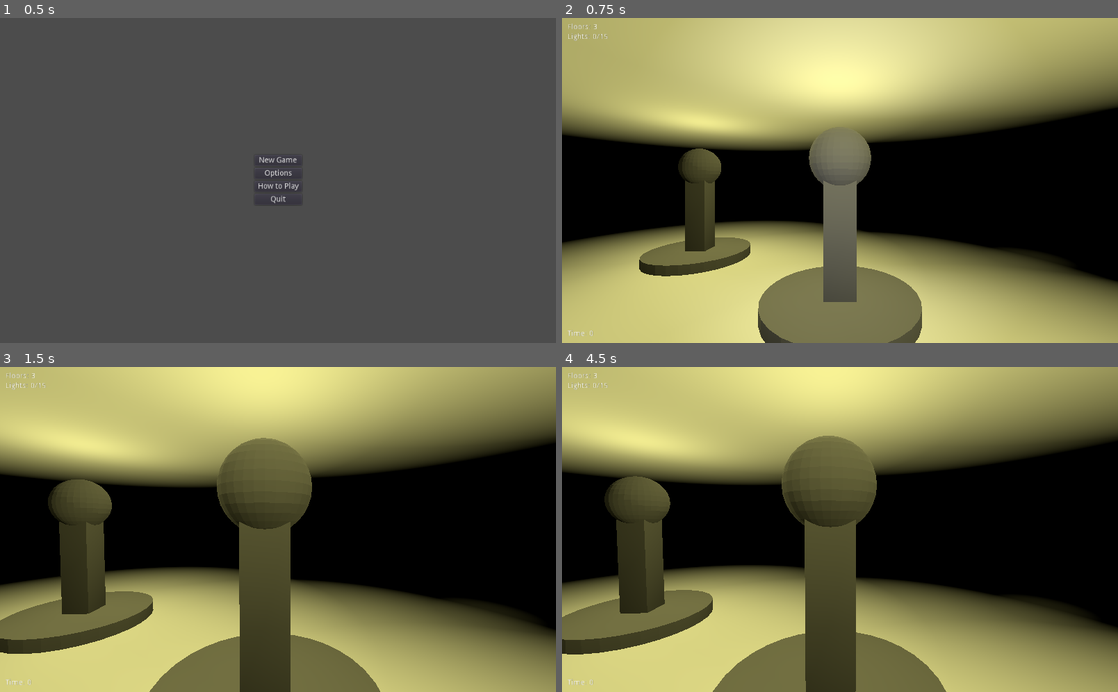
Above: before the commit, frames 1-4 (two rows, left to right).
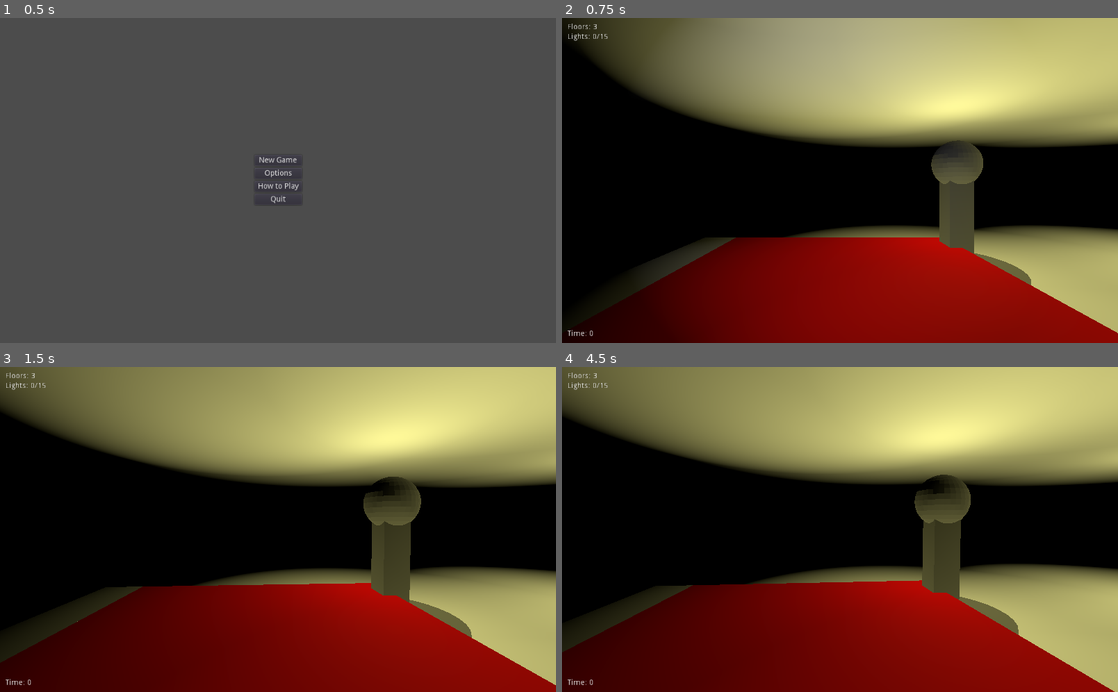
Above: after the commit, the same moments.

Repository: Arc676/Photonic-Salvation
Game: Godot game, scene res://Scenes/Main Menu.tscn
The game is run twice, just before and just after one commit, with the same random seed, the same clock (stepped at 60 frames per second) and the same inputs.
Inputs (mouse positions are in pixels of both pictures, inside the frame that each line leads up to):
- Up to frame 1 (0.5 s): no input
- Up to frame 2 (0.75 s): click "New Game" at 0.5 s
- Up to frame 3 (1.5 s): tap Enter at 1.25 s; move the mouse to (305, 529) at 1.27 s; hold Up (ui_up) from 1.28 s (still down); tap Space (flashlight) at 1.35 s
- Up to frame 4 (4.5 s): keep holding Up (ui_up); move the mouse to (812, 529) at 2.02 s; click (812, 529) at 2.1 s; move the mouse to (851, 523) at 2.77 s; tap Space (flashlight) at 2.85, 4.35 s; move the mouse to (834, 536) at 3.52 s; click (834, 536) at 3.6 s; move the mouse to (878, 532) at 4.27 s

Frame 1 is identical in both runs. In frame 2, 74% of the frame differs, in the area x 0-100%, y 0-100%; in frame 3, 77%; in frame 4, 77%.

Commit message:
Add bed object
Place bed on random floor and move player next to bed

Diff:
--- a/Scripts/World.gd
+++ b/Scripts/World.gd
@@ -2,6 +2,8 @@
 extends Spatial
 
 const FLOOR_HEIGHT = 3
+
+onready var player = $Player
 
 onready var floorLbl = $"UI/Element Counters/Floors"
 onready var lightsLbl = $"UI/Element Counters/Lights"
@@ -9,6 +11,7 @@
 var floorObj = preload("res://World Elements/Floor.tscn")
 var stairsObj = preload("res://World Elements/Stairs.tscn")
 var lightObj = preload("res://World Elements/Light.tscn")
+var bedObj = preload("res://World Elements/Bed.tscn")
 
 var bedFloor = 0
 var floorCount = 0
@@ -22,12 +25,22 @@
 	rng.randomize()
 
 	floorCount = rng.randi_range(1, 6)
-	bedFloor = rng.randi_range(1, floorCount)
+	bedFloor = rng.randi_range(0, floorCount - 1)
 	lightCount = 0
 
 	deactivatedLights = 0
 
 	var size = Vector3(Settings.maxWidth, 1, Settings.maxLength)
+
+	var bedpos = Vector3(
+		rng.randi_range(-size.x / 2, size.x / 2),
+		bedFloor * FLOOR_HEIGHT,
+		rng.randi_range(-size.z / 2, size.z / 2)
+	)
+	var bed = bedObj.instance()
+	bed.translate(bedpos)
+	add_child(bed)
+	player.translate(bedpos + Vector3(0, 0, 3))
 
 	for i in range(floorCount):
 		# Floor
--- /dev/null
+++ b/World Elements/Bed.tscn
@@ -0,0 +1,8 @@
+[gd_scene load_steps=2 format=2]
+
+[ext_resource path="res://OBJ/Bed.obj" type="ArrayMesh" id=1]
+
+[node name="CSGMesh" type="CSGMesh"]
+transform = Transform( 1, 0, 0, 0, 1, 0, 0, 0, 1, 0, 0.3, 0 )
+use_collision = true
+mesh = ExtResource( 1 )
--- a/World Elements/Stairs.tscn
+++ b/World Elements/Stairs.tscn
@@ -9,8 +9,9 @@
 [node name="Stairs" type="Spatial"]
 
 [node name="OmniLight" type="OmniLight" parent="."]
-transform = Transform( 1, 0, 0, 0, 1, 0, 0, 0, 1, 3.56988, 2.59636, 1.36982 )
+transform = Transform( 1, 0, 0, 0, 1, 0, 0, 0, 1, 3.56988, 1.70989, 1.36982 )
 light_color = Color( 0, 1, 0, 1 )
+light_energy = 0.3
 
 [node name="Floor" parent="." instance=ExtResource( 2 )]
 transform = Transform( 1, 0, 0, 0, 1, 0, 0, 0, 1, 0, 0.0398049, 2.88909 )
@@ -18,7 +19,7 @@
 depth = 11.7368
 
 [node name="Spatial" type="Spatial" parent="."]
-transform = Transform( 1, 0, 0, 0, 1, 0, 0, 0, 1, 1.07219, 0, 0 )
+transform = Transform( 1, 0, 0, 0, 1, 0, 0, 0, 1, 1.57466, 0, 0 )
 
 [node name="CSGBox" type="CSGBox" parent="Spatial"]
 transform = Transform( 1.5, 0, 0, 0, 1.5, 0, 0, 0, 1.5, 0.001, 1.6, 0.011 )
Not shown, added: OBJ/Bed.mtl
Not shown, added: OBJ/Bed.obj
Not shown, added: OBJ/Bed.obj.import
Not shown, added: Models/Bed.blend
